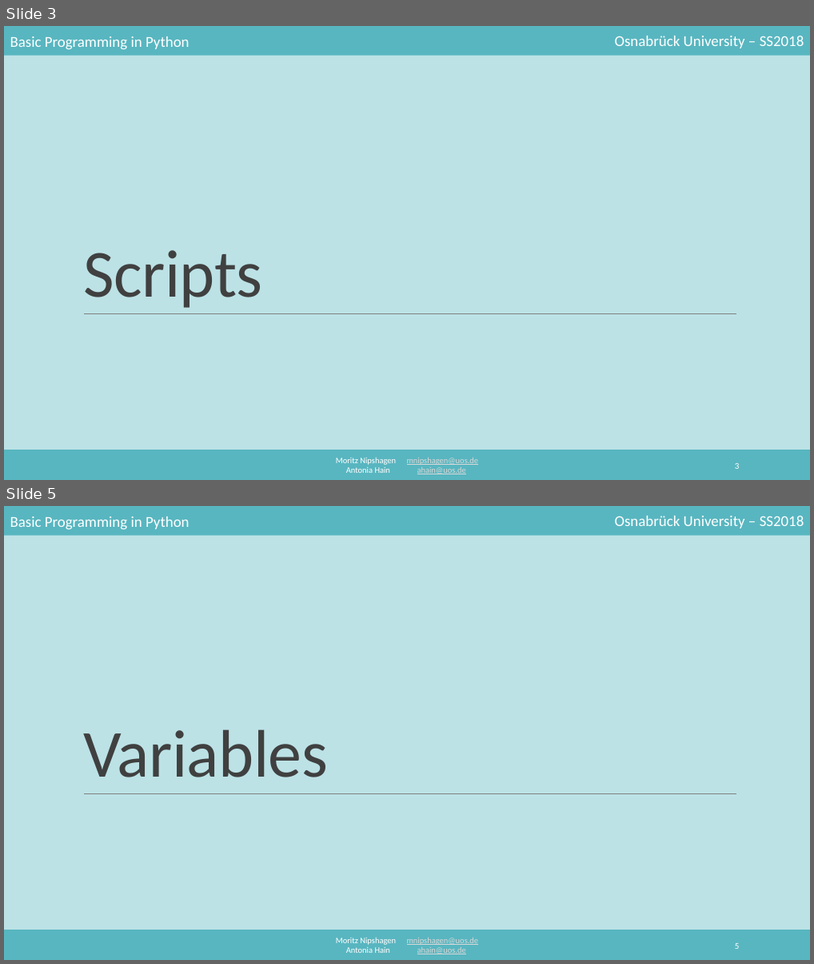
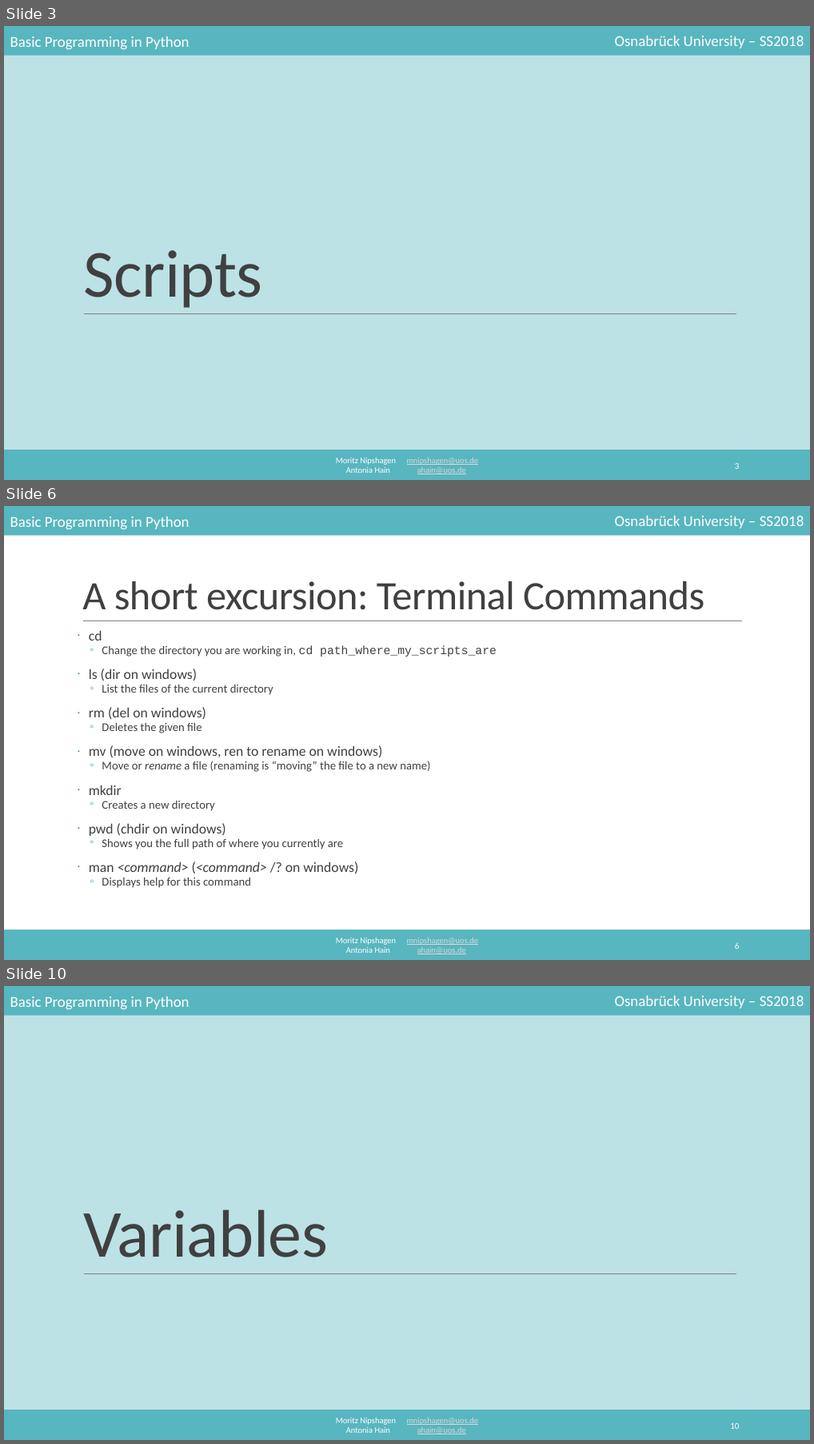
Before and after one commit to mnipshagen/monty, a slide deck: 2018/02/Syntax_and_variables.pptx. Shown one above the other, each under a label of ours: slides 3 and 5 before the commit, slides 3, 6 and 10 after it; the slides between them are not shown. The pictures are 814x964 and 814x1444 pixels, drawn with LibreOffice and Linux fonts; fonts in the diff are those of the drawing. Boxes give left, top, right and bottom in pixels: in the first picture for what was removed or moved away, otherwise in the second. Text is boxed around its words. In the diff, an @@ line names an element or a change of style, - is before the commit and + after.

Commit message:
added terminal section

```diff
--- a/2018/02/Syntax_and_variables.pptx
+++ b/2018/02/Syntax_and_variables.pptx
@@ slide 6 added at <box>4,506,810,960</box>, background #FFFFFF; not listed: 5 template elements that a slide beside it also shows @@
@@ title added at <box>82,581,705,610</box>, 48 pt, text #404040 @@
+A short excursion: Terminal Commands
@@ line added from (83, 621) to (742, 621), #808080 0.5 pt @@
@@ text added at <box>89,630,497,888</box>, 14 pt, text #404040 @@
+· cd
+  ◦ Change the directory you are working in, cd path_where_my_scripts_are
+· ls (dir on windows)
+  ◦ List the files of the current directory
+· rm (del on windows)
+  ◦ Deletes the given file
+· mv (move on windows, ren to rename on windows)
+  ◦ Move or rename a file (renaming is “moving” the file to a new name)
+· mkdir
+  ◦ Creates a new directory
+· pwd (chdir on windows)
+  ◦ Shows you the full path of where you currently are
+· man <command> (<command> /? on windows)
+  ◦ Displays help for this command
@@ page number added at <box>735,942,740,948</box>, 10.5 pt, text #FFFFFF @@
+6
@@ what was slide 5 is now slide 10 @@
@@ page number at <box>730,1423,739,1428</box>: text changed @@
-5
+10
```
Also in this commit, not shown: 1 slide changed, 4 other slides added.
